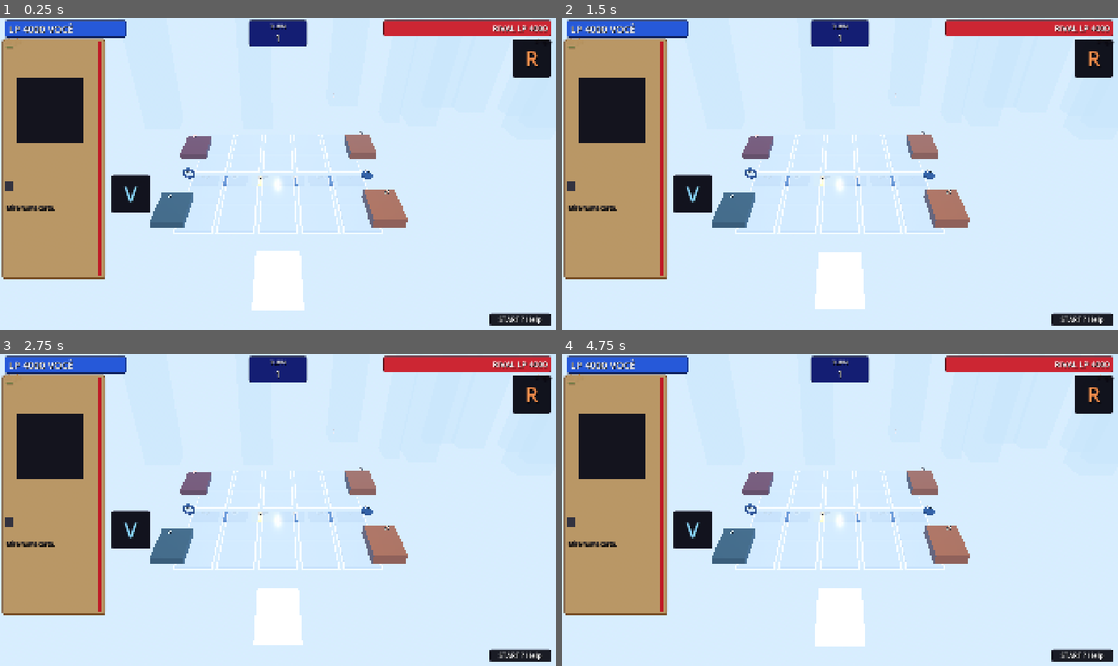
Above: before the commit, frames 1-4 (two rows, left to right).
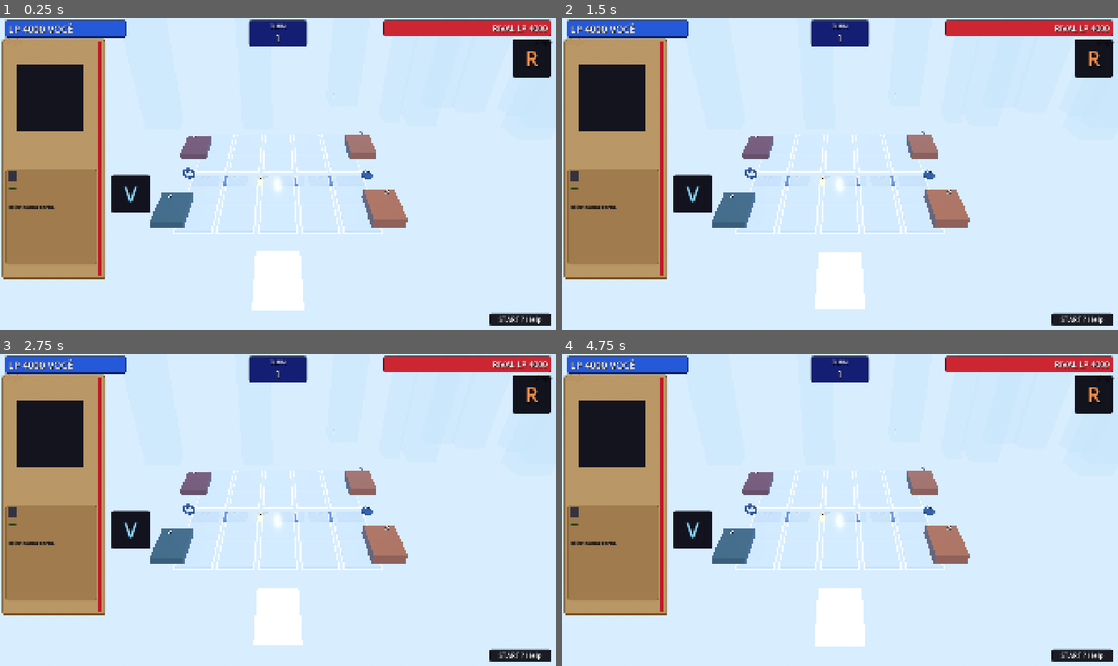
Above: after the commit, the same moments.

Repository: joeyviciousfake-netizen/Astralis
Game: Godot game, scene res://duel3d/mesa_3d.tscn
The game is run twice, just before and just after one commit, with the same random seed, the same clock (stepped at 60 frames per second) and the same inputs.
Inputs (mouse positions are in pixels of both pictures, inside the frame that each line leads up to):
- Up to frame 1 (0.25 s): no input
- Up to frame 2 (1.5 s): tap Enter at 0.5 s; move the mouse to (962, 158) at 0.52 s; hold Shift 0.53-1.25 s; click (962, 158) at 0.67 s; tap Space at 1.25 s; drag from (728, 189) to (812, 236) at 1.27 s
- Up to frame 3 (2.75 s): tap Enter at 2 s; move the mouse to (333, 441) at 2.02 s; tap Ctrl at 2.1 s; click (333, 441) at 2.17 s
- Up to frame 4 (4.75 s): tap Space at 2.75, 4.25 s; drag from (812, 572) to (673, 463) at 2.77 s; tap Enter at 3.5 s; move the mouse to (1006, 556) at 3.52 s; tap Alt at 3.6 s; click (1006, 556) at 3.67 s; drag from (673, 463) to (756, 432) at 4.27 s

The runs differ from the first frame. In frame 1, 5.9% of the frame differs, in the area x 0-18%, y 9-79%; in frame 2, 5.9%; in frame 3, 5.9%; in frame 4, 5.9%.

Commit message:
runtime: painel separado em blocos fixos (imagem + descricao)

Diff:
--- a/astralis/duel3d/mesa_3d.gd
+++ b/astralis/duel3d/mesa_3d.gd
@@ -1278,9 +1278,6 @@
 	caixa.add_theme_constant_override("separation", 6)
 	caixa.size_flags_horizontal = Control.SIZE_EXPAND_FILL
 	linha.add_child(caixa)
-	_lbl_foco_nome = _rotulo_hud("FocoNome", "—", Vector2.ZERO, 26, Color(0.10, 0.35, 0.12))
-	_lbl_foco_nome.autowrap_mode = TextServer.AUTOWRAP_WORD_SMART
-	caixa.add_child(_lbl_foco_nome)
 	# Carta inteira como na ref: moldura JPG do projeto + arte + nome +
 	# orbe + estrelas posicionados na moldura (igual ao editor).
 	var molde := Control.new()
@@ -1331,11 +1328,33 @@
 	_caixa_foco_estrelas.mouse_filter = Control.MOUSE_FILTER_IGNORE
 	_caixa_foco_estrelas.add_theme_constant_override("separation", 1)
 	molde.add_child(_caixa_foco_estrelas)
+	# Bloco de descrição SEPARADO da imagem (ref): tamanho FIXO — texto
+	# longo nunca muda o tamanho do bloco (corta com clip).
+	var bloco := PanelContainer.new()
+	bloco.name = "BlocoDesc"
+	var est_b := StyleBoxFlat.new()
+	est_b.bg_color = Color(0.62, 0.48, 0.30, 0.97)
+	est_b.border_color = Color(0.40, 0.24, 0.10)
+	est_b.set_border_width_all(2)
+	est_b.set_corner_radius_all(6)
+	est_b.content_margin_left = 10
+	est_b.content_margin_right = 10
+	est_b.content_margin_top = 8
+	est_b.content_margin_bottom = 8
+	bloco.add_theme_stylebox_override("panel", est_b)
+	bloco.custom_minimum_size = Vector2(300, 330)
+	bloco.mouse_filter = Control.MOUSE_FILTER_IGNORE
+	caixa.add_child(bloco)
+	var coluna := VBoxContainer.new()
+	coluna.name = "Bloco"
+	coluna.mouse_filter = Control.MOUSE_FILTER_IGNORE
+	coluna.add_theme_constant_override("separation", 4)
+	bloco.add_child(coluna)
 	var faixa := HBoxContainer.new()
 	faixa.name = "FocoFaixa"
 	faixa.mouse_filter = Control.MOUSE_FILTER_IGNORE
 	faixa.add_theme_constant_override("separation", 8)
-	caixa.add_child(faixa)
+	coluna.add_child(faixa)
 	_cor_foco_attr = ColorRect.new()
 	_cor_foco_attr.name = "FocoAttrIcon"
 	_cor_foco_attr.custom_minimum_size = Vector2(28, 28)
@@ -1345,12 +1364,18 @@
 	faixa.add_child(_lbl_foco_attr)
 	_lbl_foco_stats = _rotulo_hud("FocoStats", "", Vector2.ZERO, 24, Color(0.10, 0.10, 0.14))
 	faixa.add_child(_lbl_foco_stats)
-	_lbl_foco_tipo = _rotulo_hud("FocoTipo", "", Vector2.ZERO, 22, Color(0.10, 0.38, 0.12))
-	caixa.add_child(_lbl_foco_tipo)
-	_lbl_foco_desc = _rotulo_hud("FocoDesc", "", Vector2.ZERO, 20, Color(0.12, 0.12, 0.16))
+	_lbl_foco_nome = _rotulo_hud("FocoNome", "—", Vector2.ZERO, 24, Color(0.10, 0.35, 0.12))
+	_lbl_foco_nome.clip_text = true
+	coluna.add_child(_lbl_foco_nome)
+	_lbl_foco_tipo = _rotulo_hud("FocoTipo", "", Vector2.ZERO, 20, Color(0.10, 0.38, 0.12))
+	_lbl_foco_tipo.clip_text = true
+	coluna.add_child(_lbl_foco_tipo)
+	_lbl_foco_desc = _rotulo_hud("FocoDesc", "", Vector2.ZERO, 19, Color(0.12, 0.12, 0.16))
 	_lbl_foco_desc.autowrap_mode = TextServer.AUTOWRAP_WORD_SMART
-	_lbl_foco_desc.custom_minimum_size = Vector2(300, 190)
-	caixa.add_child(_lbl_foco_desc)
+	_lbl_foco_desc.custom_minimum_size = Vector2(280, 170)
+	_lbl_foco_desc.clip_text = true
+	_lbl_foco_desc.vertical_alignment = VERTICAL_ALIGNMENT_TOP
+	coluna.add_child(_lbl_foco_desc)
 	var barra := ColorRect.new()
 	barra.name = "BarraVermelha"
 	barra.color = Color(0.75, 0.10, 0.15)
--- a/astralis/testing/test_mesa_3d_oficial.gd
+++ b/astralis/testing/test_mesa_3d_oficial.gd
@@ -222,7 +222,7 @@
 	await wait_process_frames(1)
 	var foco: Dictionary = mesa.call("_carta_focada")
 	assert_false((foco.get("dado", {}) as Dictionary).is_empty(), "Foco encontra a carta do slot.")
-	assert_true(str((mesa.get_node("HUD/PainelCarta/Linha/Caixa/FocoNome") as Label).text) != "—", "Painel espelha o foco (%s)." % sid)
+	assert_true(str((mesa.get_node("HUD/PainelCarta/Linha/Caixa/BlocoDesc/Bloco/FocoNome") as Label).text) != "—", "Painel espelha o foco (%s)." % sid)
 
 
 func test_verso_marrom_com_espiral() -> void:
@@ -334,13 +334,14 @@
 	assert_true(mesa.get_node_or_null(NodePath("HUD/PainelCarta")) != null, "Painel esquerdo existe.")
 	var est := (mesa.get_node("HUD/PainelCarta") as PanelContainer).get_theme_stylebox("panel") as StyleBoxFlat
 	assert_eq(est.border_color, Color(0.45, 0.28, 0.12), "Painel com moldura marrom estilo carta.")
-	for caminho in ["HUD/PainelCarta/Linha/Caixa/FocoNome", "HUD/PainelCarta/Linha/Caixa/CartaMolde/Moldura",
+	for caminho in ["HUD/PainelCarta/Linha/Caixa/BlocoDesc", "HUD/PainelCarta/Linha/Caixa/CartaMolde",
+			"HUD/PainelCarta/Linha/Caixa/BlocoDesc/Bloco/FocoNome", "HUD/PainelCarta/Linha/Caixa/CartaMolde/Moldura",
 			"HUD/PainelCarta/Linha/Caixa/CartaMolde/FocoArte", "HUD/PainelCarta/Linha/Caixa/CartaMolde/FocoCor",
 			"HUD/PainelCarta/Linha/Caixa/CartaMolde/FocoNomeMolde", "HUD/PainelCarta/Linha/Caixa/CartaMolde/FocoOrbe",
 			"HUD/PainelCarta/Linha/Caixa/CartaMolde/FocoEstrelasBox",
-			"HUD/PainelCarta/Linha/Caixa/FocoFaixa/FocoAttrIcon", "HUD/PainelCarta/Linha/Caixa/FocoFaixa/FocoAttr",
-			"HUD/PainelCarta/Linha/Caixa/FocoFaixa/FocoStats",
-			"HUD/PainelCarta/Linha/Caixa/FocoTipo", "HUD/PainelCarta/Linha/Caixa/FocoDesc",
+			"HUD/PainelCarta/Linha/Caixa/BlocoDesc/Bloco/FocoFaixa/FocoAttrIcon", "HUD/PainelCarta/Linha/Caixa/BlocoDesc/Bloco/FocoFaixa/FocoAttr",
+			"HUD/PainelCarta/Linha/Caixa/BlocoDesc/Bloco/FocoFaixa/FocoStats",
+			"HUD/PainelCarta/Linha/Caixa/BlocoDesc/Bloco/FocoTipo", "HUD/PainelCarta/Linha/Caixa/BlocoDesc/Bloco/FocoDesc",
 			"HUD/PainelCarta/Linha/BarraVermelha"]:
 		assert_true(mesa.get_node_or_null(NodePath(caminho)) != null, "Painel tem: " + caminho)
 	var st = mesa.get("_st")
@@ -350,14 +351,18 @@
 	mesa.set("_col", 0)
 	mesa.call("_atualizar_hud")
 	await wait_process_frames(1)
-	var nome := str((mesa.get_node("HUD/PainelCarta/Linha/Caixa/FocoNome") as Label).text)
+	var nome := str((mesa.get_node("HUD/PainelCarta/Linha/Caixa/BlocoDesc/Bloco/FocoNome") as Label).text)
 	assert_false(nome.is_empty() or nome == "—", "Painel mostra o nome real da carta focada: " + nome)
-	var stats := str((mesa.get_node("HUD/PainelCarta/Linha/Caixa/FocoFaixa/FocoStats") as Label).text)
+	var stats := str((mesa.get_node("HUD/PainelCarta/Linha/Caixa/BlocoDesc/Bloco/FocoFaixa/FocoStats") as Label).text)
 	assert_true(stats.contains("ATK/") and stats.contains("DEF/"), "Faixa ATK/DEF do dado real: " + stats)
-	var attr := str((mesa.get_node("HUD/PainelCarta/Linha/Caixa/FocoFaixa/FocoAttr") as Label).text)
+	var attr := str((mesa.get_node("HUD/PainelCarta/Linha/Caixa/BlocoDesc/Bloco/FocoFaixa/FocoAttr") as Label).text)
 	assert_false(attr.is_empty(), "Faixa mostra o atributo: " + attr)
-	var desc := str((mesa.get_node("HUD/PainelCarta/Linha/Caixa/FocoDesc") as Label).text)
+	var desc := str((mesa.get_node("HUD/PainelCarta/Linha/Caixa/BlocoDesc/Bloco/FocoDesc") as Label).text)
 	assert_false(desc.is_empty(), "Painel mostra a descrição (ou guardiãs + atributo).")
+	# Bloco com tamanho FIXO (ref): descrição longa nunca muda o tamanho.
+	var bloco := mesa.get_node("HUD/PainelCarta/Linha/Caixa/BlocoDesc") as Control
+	assert_eq(bloco.custom_minimum_size, Vector2(300, 330), "Bloco de descrição tem tamanho fixo.")
+	assert_true((mesa.get_node("HUD/PainelCarta/Linha/Caixa/BlocoDesc/Bloco/FocoDesc") as Label).clip_text, "Descrição corta com clip (não estoura o bloco).")
 
 
 func test_fases_no_meio_laterais_e_tokens() -> void:
